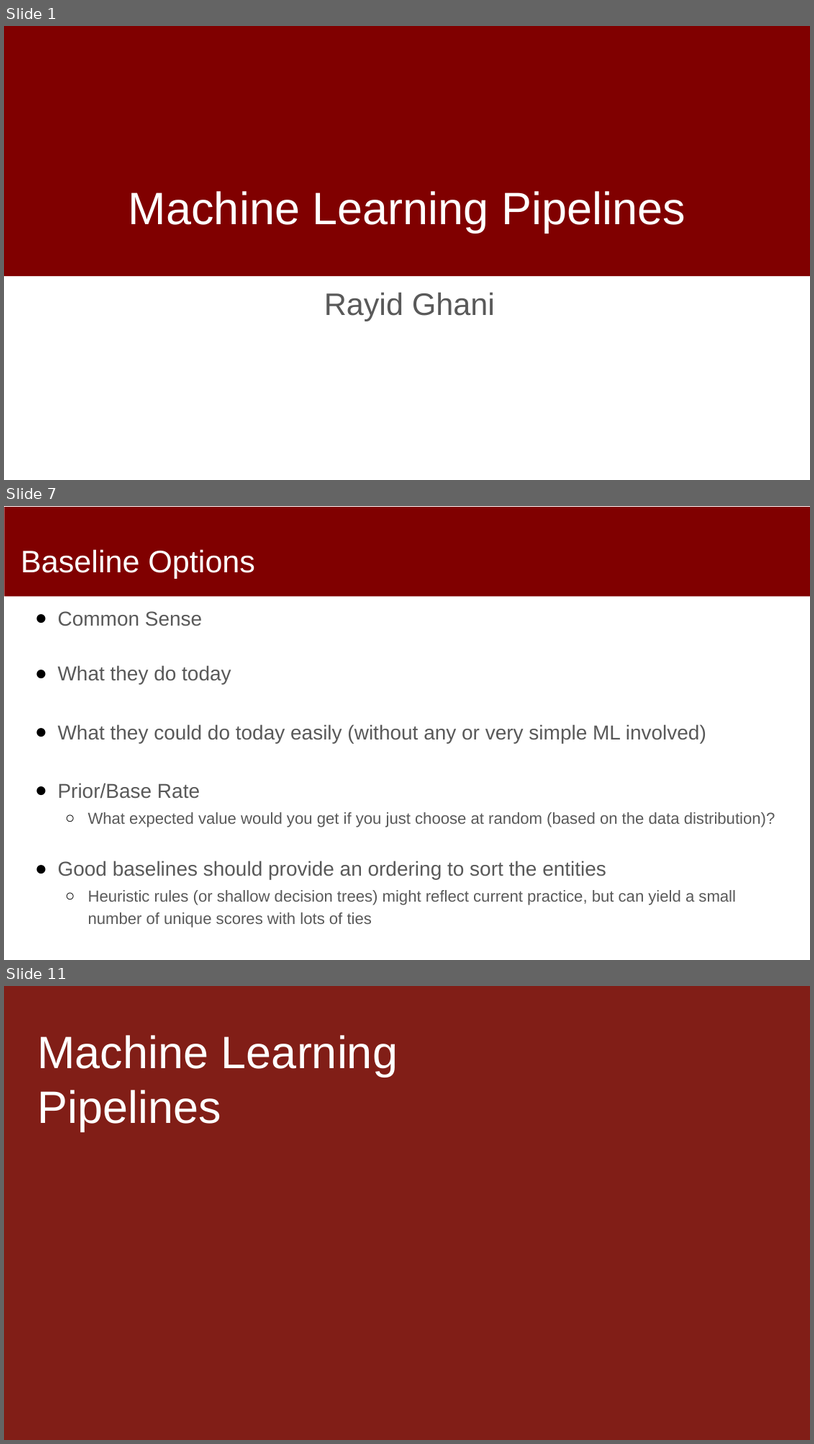
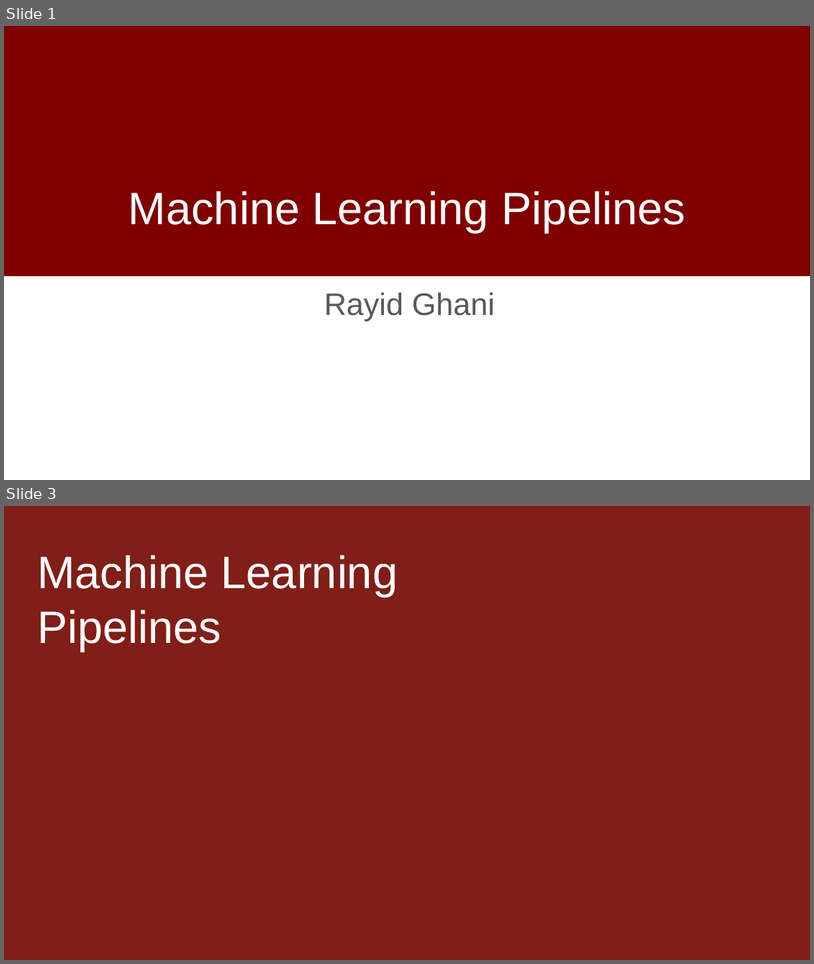
Before and after one commit to dssg/mlforpublicpolicylab, a slide deck: Lectures/09-Machine-Learning-Pipelines.pptx. Shown one above the other, each under a label of ours: slides 1, 7 and 11 before the commit, slides 1 and 3 after it; the slides between them are not shown. The pictures are 814x1444 and 814x964 pixels, drawn with LibreOffice and Linux fonts; fonts in the diff are those of the drawing; background and template pictures are left out. Boxes give left, top, right and bottom in pixels: in the first picture for what was removed or moved away, otherwise in the second. Text is boxed around its words. In the diff, an @@ line names an element or a change of style, - is before the commit and + after.

```diff
--- a/Lectures/09-Machine-Learning-Pipelines.pptx
+++ b/Lectures/09-Machine-Learning-Pipelines.pptx
@@ slide 7 removed at box(4, 506, 810, 960), background #FFFFFF @@
@@ rectangle removed at box(5, 507, 810, 596) @@
@@ title removed at box(21, 549, 255, 579) @@
-Baseline Options
@@ text removed at box(58, 611, 776, 927) @@
-● Common Sense
-● What they do today
-● What they could do today easily (without any or very simple ML involved)
-● Prior/Base Rate
-  ○ What expected value would you get if you just choose at random (based on the data distribution)?
-● Good baselines should provide an ordering to sort the entities
-  ○ Heuristic rules (or shallow decision trees) might reflect current practice, but can yield a small number of unique scores with lots of ties
@@ what was slide 11 is now slide 3 @@
```
Also in this commit, not shown: 4 slides changed, 10 other slides removed.
